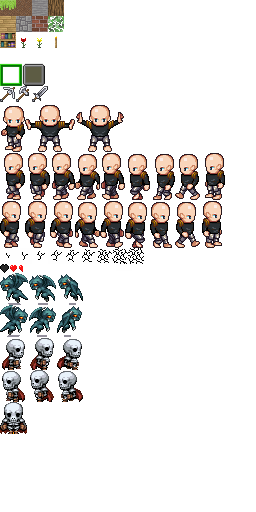
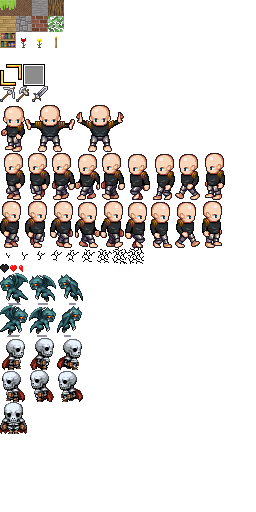
Layered file, before and after one edit (256×512). Changes by layer:
added layer "Pasted Layer #17" above "Pasted Layer #16" over bbox(23, 64, 45, 86)
added layer "Pasted Layer #16" above "inventoryTile.png" over bbox(0, 64, 22, 86)
hid "inventoryTile.png" over bbox(0, 63, 45, 86)
